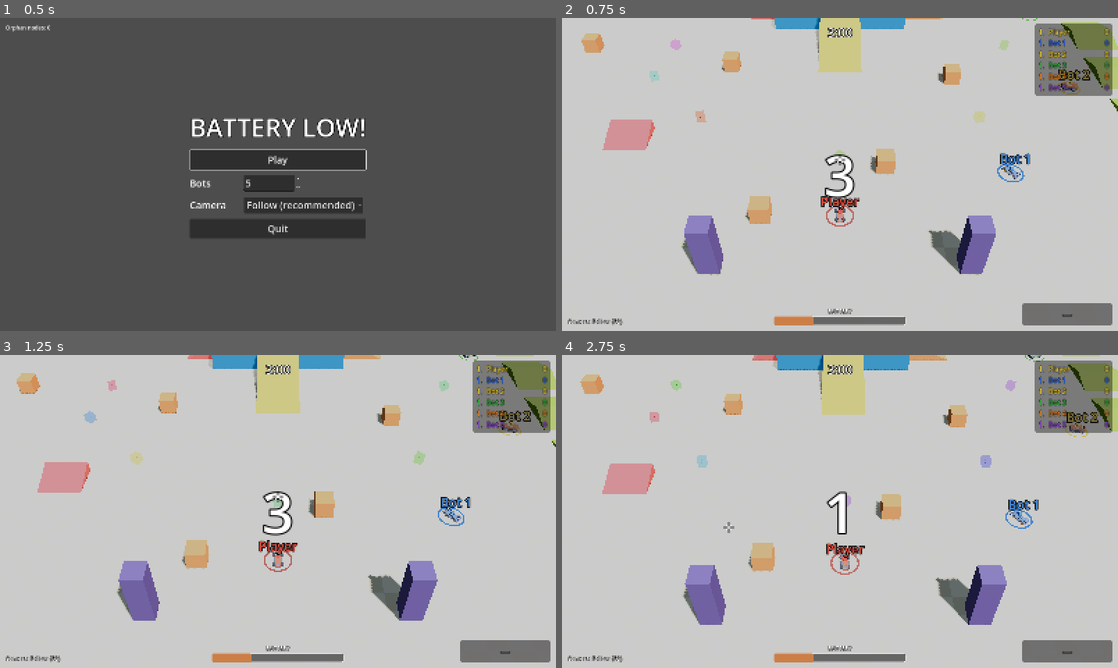
Above: before the commit, frames 1-4 (two rows, left to right).
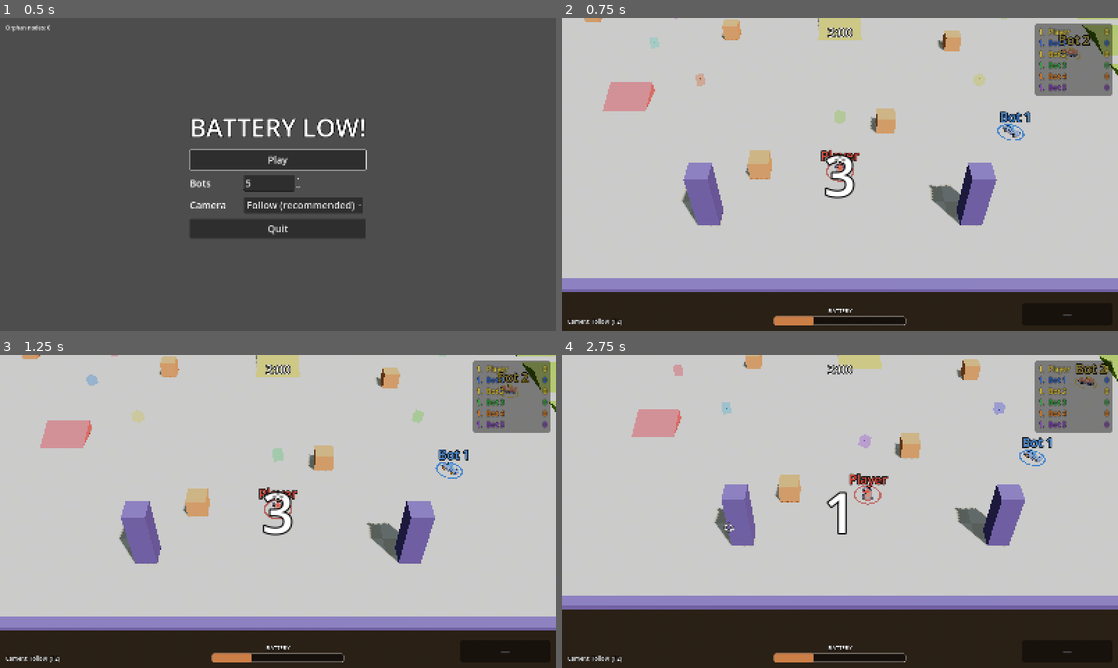
Above: after the commit, the same moments.

Repository: ddomnik/battery-low-rc
Game: Godot game, scene res://main/main.tscn
The game is run twice, just before and just after one commit, with the same random seed, the same clock (stepped at 60 frames per second) and the same inputs.
Inputs (mouse positions are in pixels of both pictures, inside the frame that each line leads up to):
- Up to frame 1 (0.5 s): no input
- Up to frame 2 (0.75 s): click "Play" at 0.5 s
- Up to frame 3 (1.25 s): no input
- Up to frame 4 (2.75 s): move the mouse to (962, 495) at 1.27 s; hold D (move_right) 1.28-2.03 s; hold Shift (boost) 1.28-2.03 s; click (962, 495) at 1.42 s; move the mouse to (728, 527) at 2.02 s; hold Space (handbrake) from 2.03 s (still down); click (728, 527) at 2.1 s

Frame 1 is identical in both runs. In frame 2, 30% of the frame differs, in the area x 0-100%, y 0-100%; in frame 3, 30%; in frame 4, 35%.

Commit message:
fix camera

Diff:
--- a/camera/camera_rig.gd
+++ b/camera/camera_rig.gd
@@ -4,34 +4,36 @@
 ## FOLLOW: the yaw smoothly swings behind the car's nose, so screen-up ≈ the car's forward.
 ## FIXED: the yaw stays at fixed_yaw_deg (0 = north-up). This is purely local presentation; gameplay never reads it.
 
-enum Mode { FOLLOW, FIXED }
+enum Mode {FOLLOW, FIXED}
 
 @export var mode: Mode = Mode.FOLLOW
-@export var pitch_deg: float = 45.0           # pitch, distance and fov apply live (tune them in the Remote tree)
-@export var fixed_yaw_deg: float = 0.0        # FIXED mode yaw; 0 = north-up
+@export var pitch_deg: float = 45.0 # pitch, distance and fov apply live (tune them in the Remote tree)
+@export var fixed_yaw_deg: float = 0.0 # FIXED mode yaw; 0 = north-up
 @export var yaw_follow_sharpness: float = 3.0 # 1/s; FOLLOW mode, lower = lazier rotation
-@export var follow_min_up_dot: float = 0.5    # heading is only followed while the car is roughly upright
-@export var distance: float = 50.0            # along the view direction; height above the focus = sin(pitch) · distance
-@export var view_offset: float = 3.5           # m; shifts the view up so the car sits below screen center (more view ahead)
-@export var fov_deg: float = 35.0             # narrow FOV from far away ≈ near-orthographic readability
-@export var follow_sharpness: float = 3.5     # 1/s; lower = lazier
-@export var height_sharpness: float = 1.5     # vertical follow is slower so bumps don't bob the view
+@export var follow_min_up_dot: float = 0.5 # heading is only followed while the car is roughly upright
+@export var distance: float = 50.0 # along the view direction; height above the focus = sin(pitch) · distance
+@export var view_offset: float = -1.0 # m; negative: car sits above screen center (more view behind), positive: below
+@export var fov_deg: float = 35.0 # narrow FOV from far away ≈ near-orthographic readability
+@export var follow_sharpness: float = 3.5 # 1/s; lower = lazier
+@export var height_sharpness: float = 1.5 # vertical follow is slower so bumps don't bob the view
 @export var velocity_lookahead_time: float = 0.25
 @export var max_velocity_lookahead: float = 5.0
 @export var aim_lookahead_fraction: float = 0.25
 @export var max_aim_lookahead: float = 6.0
-@export var lookahead_sharpness: float = 2.5
+@export var lookahead_sharpness: float = 2.5 # velocity look-ahead (lazy)
+@export var aim_lookahead_sharpness: float = 5.0 # mouse look-ahead: applied on top of the lazy follow, so it reacts fast
 @export var shake_decay: float = 1.6
 @export var shake_max_offset: float = 0.6
 @export var shake_noise_speed: float = 60.0
 
 var target: Car = null
-var aim_point: Vector3 = Vector3.ZERO   # written by PlayerInput
+var aim_point: Vector3 = Vector3.ZERO # written by PlayerInput
 var has_aim: bool = false
 var camera: Camera3D = null
 
 var _focus: Vector3 = Vector3.ZERO
 var _lookahead: Vector3 = Vector3.ZERO
+var _aim_lookahead: Vector3 = Vector3.ZERO
 var _yaw: float = 0.0
 var _goal_yaw: float = 0.0
 var _trauma: float = 0.0
@@ -76,8 +78,9 @@
 	if target != null:
 		_focus = target.global_position
 		_lookahead = Vector3.ZERO
+		_aim_lookahead = Vector3.ZERO
 		global_position = _focus
-		_update_goal_yaw(target.global_transform, true)   # freshly spawned cars are not grounded yet
+		_update_goal_yaw(target.global_transform, true) # freshly spawned cars are not grounded yet
 		_yaw = _goal_yaw
 		rotation.y = _yaw
 
@@ -97,16 +100,18 @@
 	var vel := target.linear_velocity
 	vel.y = 0.0
 	var wanted := (vel * velocity_lookahead_time).limit_length(max_velocity_lookahead)
+	_lookahead = _lookahead.lerp(wanted, 1.0 - exp(-lookahead_sharpness * delta))
+	var wanted_aim := Vector3.ZERO
 	if has_aim:
 		var to_aim := aim_point - car_pos
 		to_aim.y = 0.0
-		wanted += (to_aim * aim_lookahead_fraction).limit_length(max_aim_lookahead)
-	_lookahead = _lookahead.lerp(wanted, 1.0 - exp(-lookahead_sharpness * delta))
+		wanted_aim = (to_aim * aim_lookahead_fraction).limit_length(max_aim_lookahead)
+	_aim_lookahead = _aim_lookahead.lerp(wanted_aim, 1.0 - exp(-aim_lookahead_sharpness * delta))
 	var goal := car_pos + _lookahead
 	var xz := Vector2(_focus.x, _focus.z).lerp(Vector2(goal.x, goal.z), 1.0 - exp(-follow_sharpness * delta))
 	var y := lerpf(_focus.y, goal.y, 1.0 - exp(-height_sharpness * delta))
 	_focus = Vector3(xz.x, y, xz.y)
-	global_position = _focus
+	global_position = _focus + _aim_lookahead
 
 	_time += delta
 	_trauma = maxf(_trauma - shake_decay * delta, 0.0)
